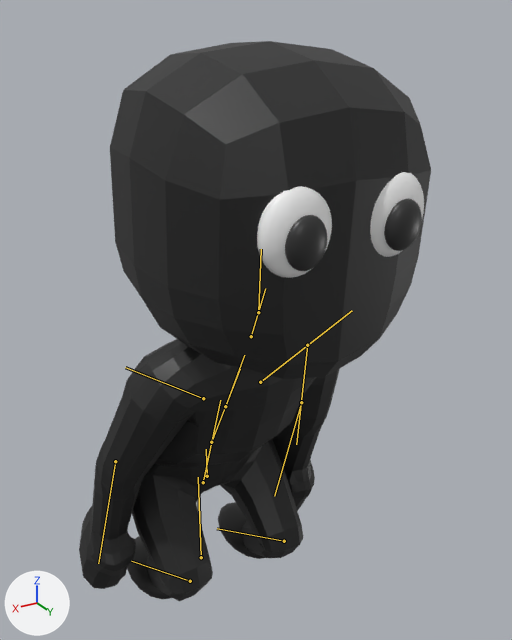
The glTF model assets/models/character/character_rigged.glb as it was, and as the next commit left it.
Camera for both pictures: a 50 mm camera at (0.667, 1.404, 1.377) aimed at (-0.044, 0.22, 0.785). The axes (+X, +Y, +Z) are drawn at lower left. The lights are the same throughout. The first picture is the older version. Both versions are drawn at frame 0 of the action 'Crouch'; the numbers are the values there. The bones that change, and the others that lie on the model, are drawn over the model as lines.

In view in the first picture: 'Body'.
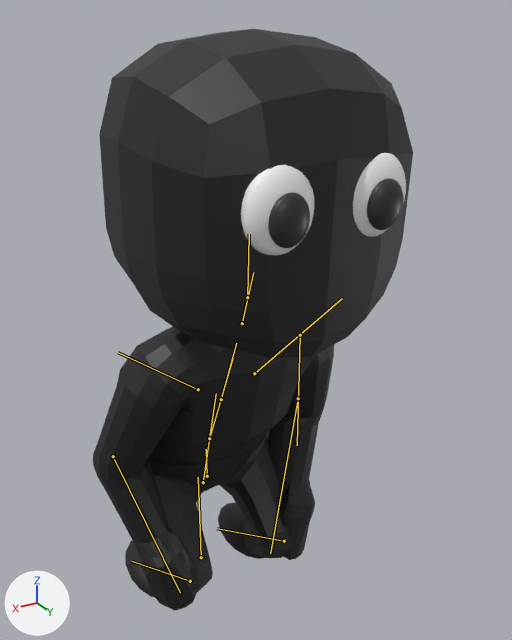
The change, as a list of edits to the scene's bpy script:
```text
Change bone_hips:
    where bone_hips = bpy.data.objects['CharacterArmature'].pose.bones['Hips']  # child of 'Body'
    bone_hips.rotation_quaternion: (0.975, 0.223, 0.0, 0.0) -> (0.982, 0.189, 0.0, 0.0)  # degrees (26, 0, 0) -> degrees (22, 0, 0)
Change bone_head:
    where bone_head = bpy.data.objects['CharacterArmature'].pose.bones['Head']  # child of 'Neck'
    bone_head.rotation_quaternion: (0.985, -0.174, 0.0, 0.0) -> (0.989, -0.149, 0.0, 0.0)  # degrees (-20, 0, 0) -> degrees (-17, 0, 0)
Change bone_lowerarm_l:
    where bone_lowerarm_l = bpy.data.objects['CharacterArmature'].pose.bones['LowerArm.L']  # child of 'UpperArm.L'
    bone_lowerarm_l.rotation_quaternion: (0.976, -0.029, 0.193, -0.091) -> (0.915, 0.025, 0.194, -0.353)  # degrees (-6, 22, -12) -> degrees (-6, 22, -43)
Change bone_lowerarm_r:
    where bone_lowerarm_r = bpy.data.objects['CharacterArmature'].pose.bones['LowerArm.R']  # child of 'UpperArm.R'
    bone_lowerarm_r.rotation_quaternion: (0.976, -0.029, -0.193, 0.091) -> (0.915, 0.025, -0.194, 0.353)  # degrees (-6, -22, 12) -> degrees (-6, -22, 43)
```

What differs and where, as boxes (x1, y1, x2, y2) in the pictures (512 x 640 px):
'Body', posed (9% narrower): before (79, 41, 431, 601); after (93, 29, 413, 611)
bone 'Hips', root to tip: before (203, 482) to (220, 400); after (203, 482) to (216, 393)
bone 'Head', root to tip: before (258, 312) to (261, 249); after (247, 297) to (249, 234)
bone 'LowerArm.L', root to tip: before (301, 402) to (274, 496); after (298, 398) to (270, 553)
bone 'LowerArm.R', root to tip: before (115, 461) to (98, 563); after (113, 456) to (180, 592)
